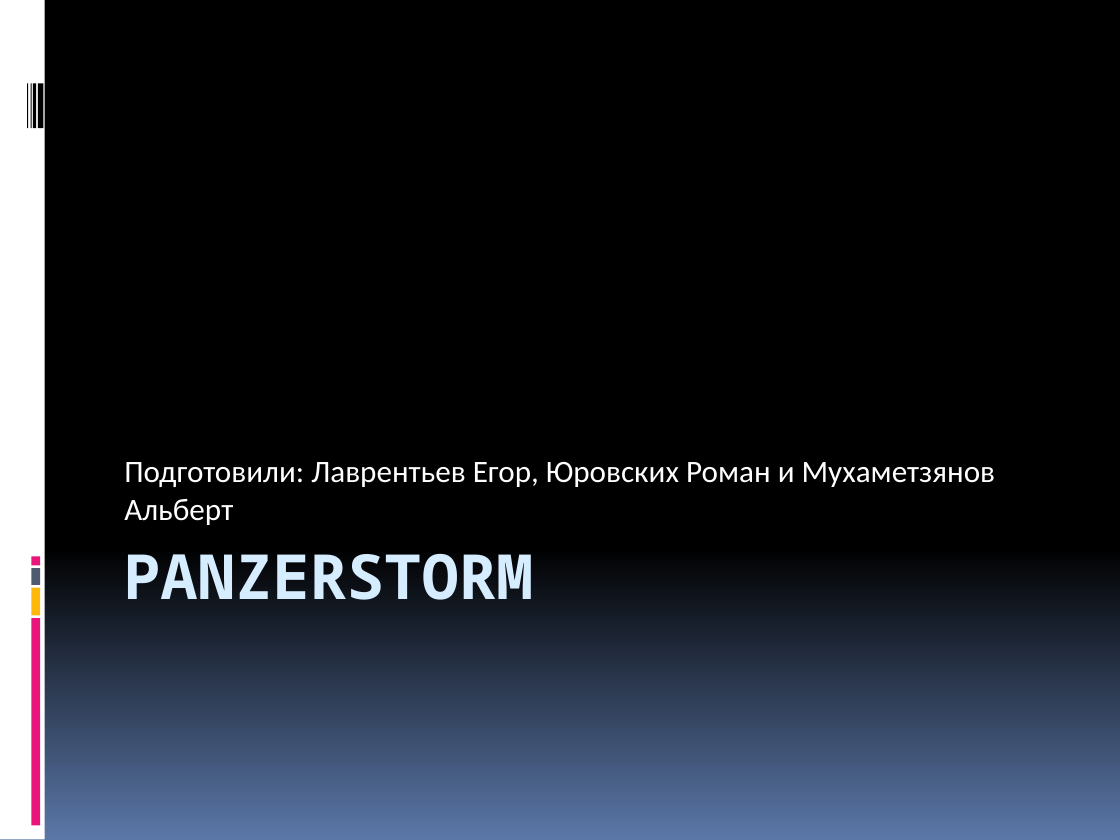
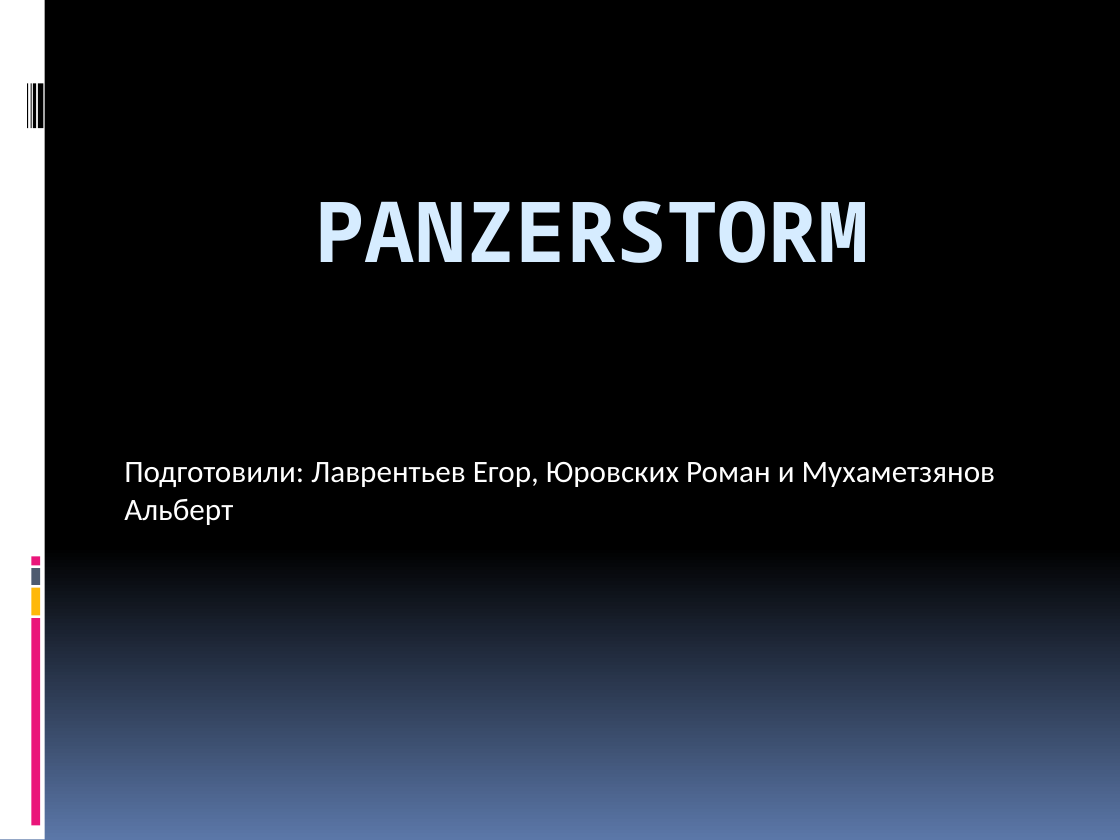
Before and after one commit to Shadowlucky/PanzerStorm, a slide deck: slide 1 of О проекте/PanzerStorm.pptx. Drawn at 1120x840 pixels with LibreOffice and Linux fonts; fonts in the diff are those of the drawing. Boxes give left, top, right and bottom in pixels: in the first picture for what was removed or moved away, otherwise in the second. Text is boxed around its words. In the diff, an @@ line names an element or a change of style, - is before the commit and + after.

```diff
--- a/О проекте/PanzerStorm.pptx
+++ b/О проекте/PanzerStorm.pptx
@@ title "PANZERSTORM": place and size @@
-title "PANZERSTORM" at (123, 554, 534, 600)
+title "PANZERSTORM" at (314, 201, 868, 263)
@@ title "PANZERSTORM" at (314, 201, 868, 263): size 40 to 54 pt; alignment left to centre @@
```
Also in this commit, not shown: 1 other slide changed, 2 slides added.
